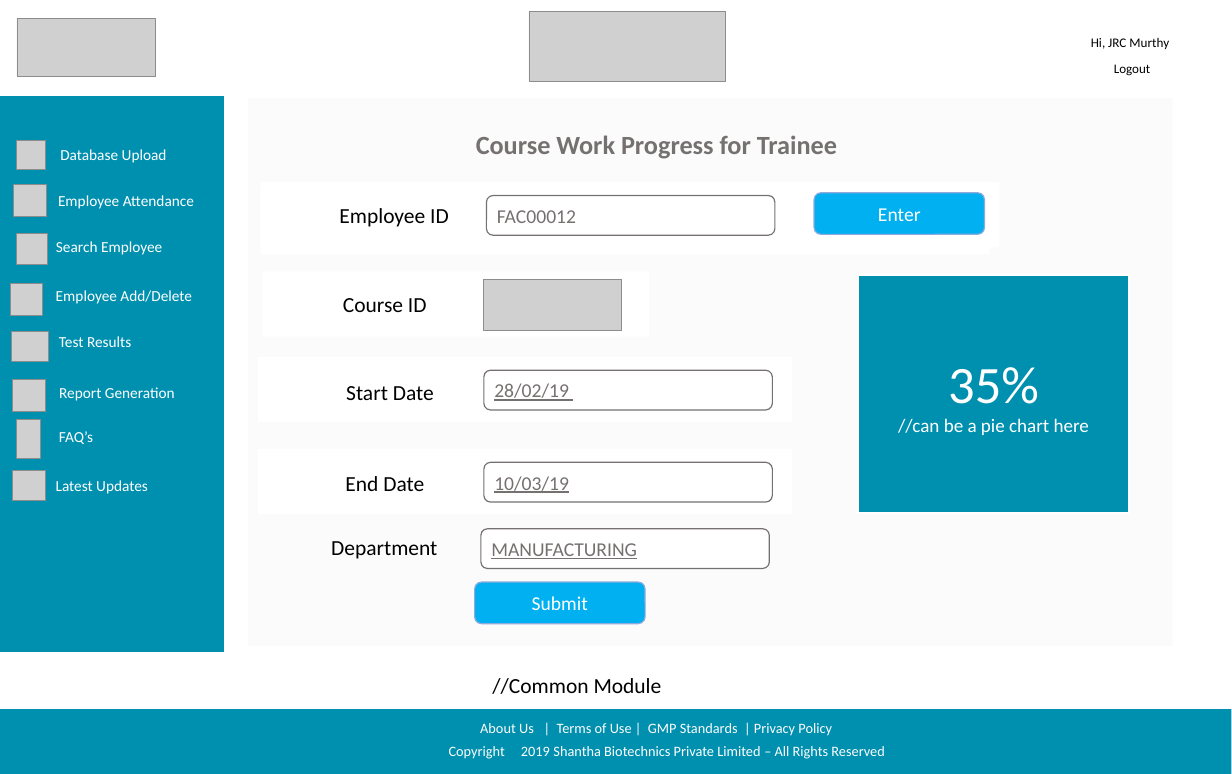
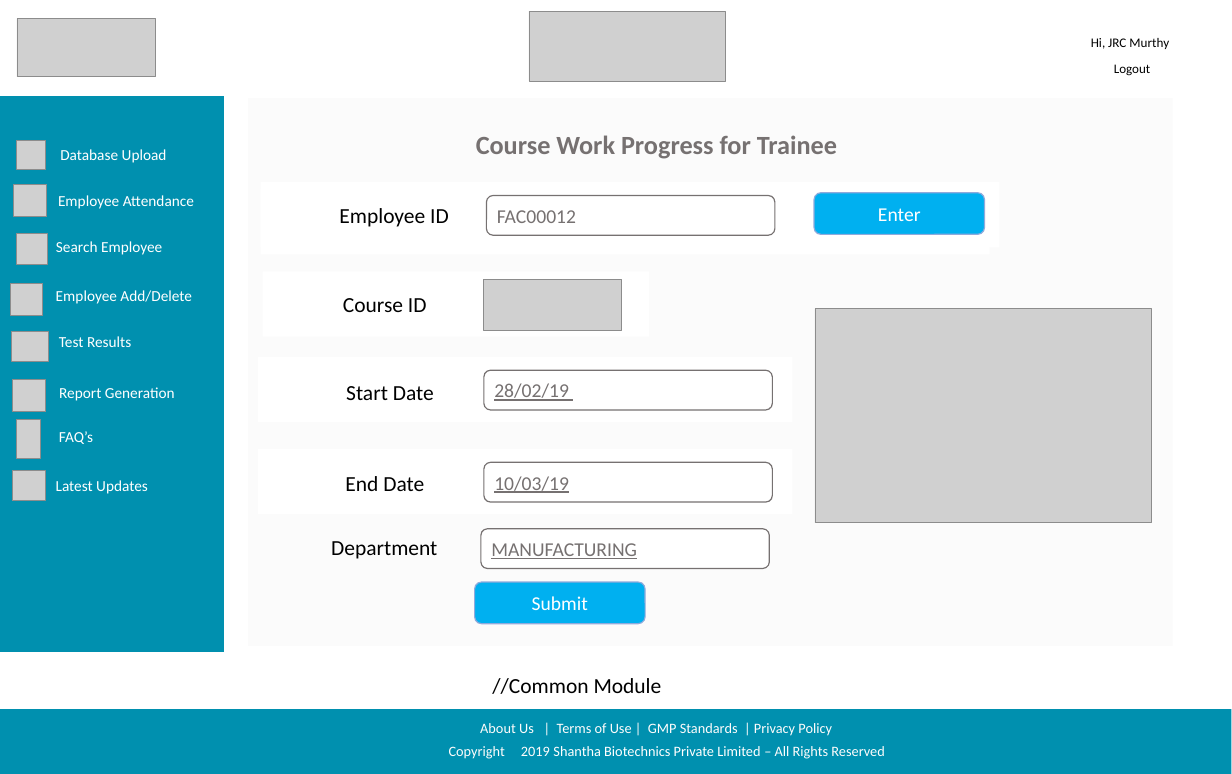
Before and after one commit to sarthakbhutani/Shantha_sih2019, a slide deck: slide 4 of Documentation/Screen Designs/Shanta Sanofi Screen Designs.pptx. Drawn at 1232x774 pixels with LibreOffice and Linux fonts; fonts in the diff are those of the drawing; grey boxes stand for pictures; background and template pictures are left out. Boxes give left, top, right and bottom in pixels: in the first picture for what was removed or moved away, otherwise in the second. Text is boxed around its words. In the diff, an @@ line names an element or a change of style, - is before the commit and + after.

Commit message:
updated screen design

```diff
--- a/Documentation/Screen Designs/Shanta Sanofi Screen Designs.pptx
+++ b/Documentation/Screen Designs/Shanta Sanofi Screen Designs.pptx
@@ rectangle at (248, 98, 1173, 646): fill #E7E6E6 at 15% opacity to #FBFBFB @@
@@ rectangle removed at (858, 275, 1130, 513) @@
-35%
-//can be a pie chart here
@@ picture added at (815, 309, 1151, 523) @@
```
Also in this commit, not shown: 3 other slides changed.
